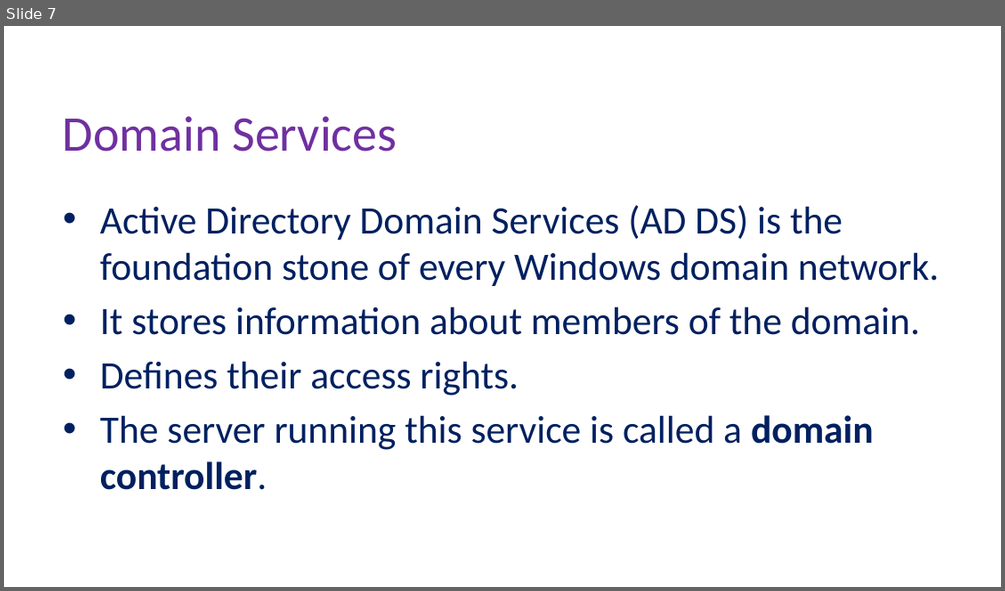
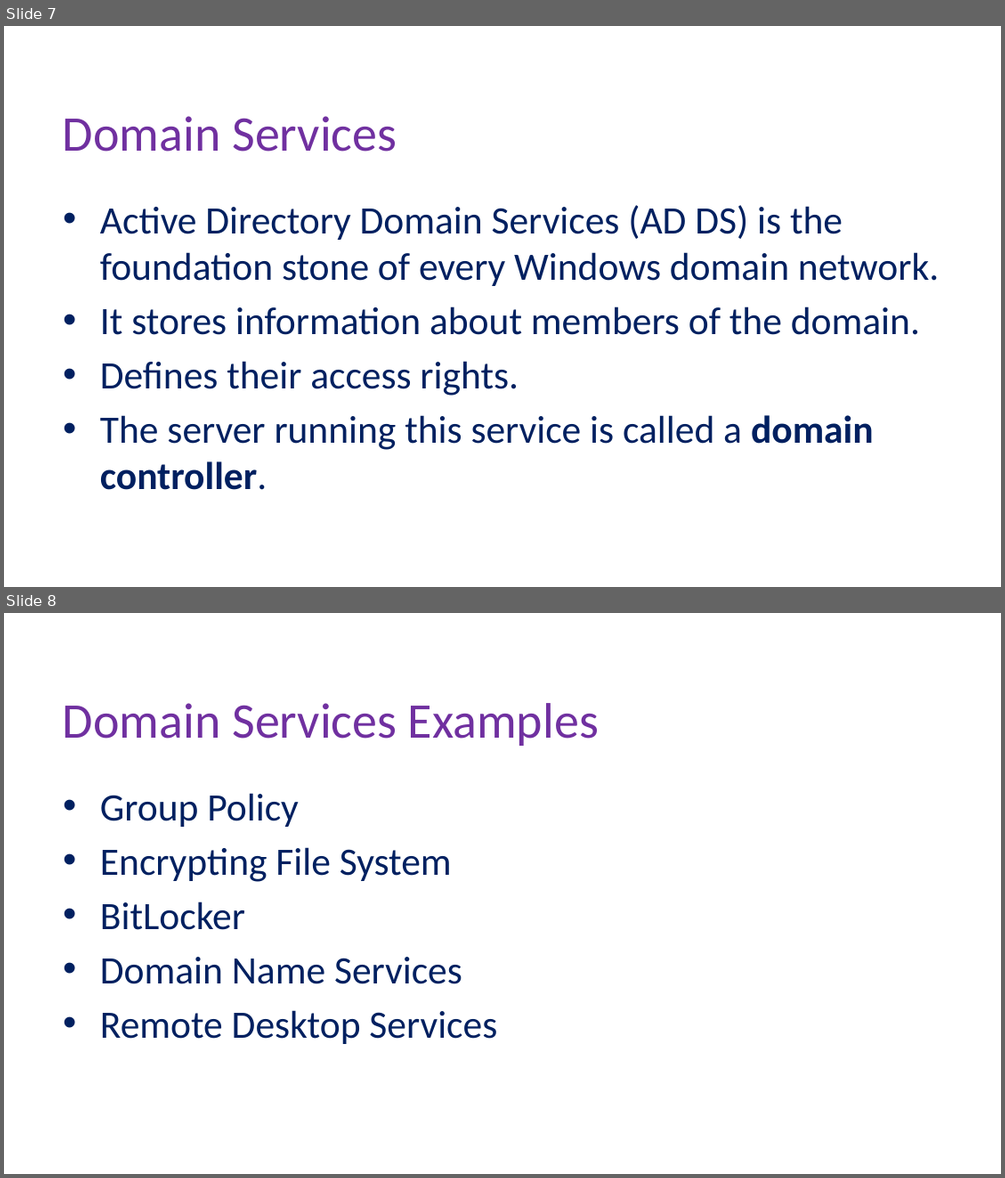
Before and after one commit to Hero-Team/active-drictory-installation-and-configuration-on-windows-server, a slide deck: active.pptx. Shown one above the other, each under a label of ours: slide 7 before the commit, slides 7 and 8 after it. The pictures are 1005x591 and 1005x1178 pixels, drawn with LibreOffice and Linux fonts; fonts in the diff are those of the drawing; background and template pictures are left out. Boxes give left, top, right and bottom in pixels: in the first picture for what was removed or moved away, otherwise in the second. Text is boxed around its words. In the diff, an @@ line names an element or a change of style, - is before the commit and + after.

Commit message:
and this is fourth file

```diff
--- a/active.pptx
+++ b/active.pptx
@@ slide 8 added at [4, 613, 1001, 1174], background picture (left out) @@
@@ text added at [63, 703, 599, 746], 36 pt, text #7030A0 @@
+Domain Services Examples
@@ text added at [100, 793, 497, 1044], 28 pt, text #002060 @@
+• Group Policy
+• Encrypting File System
+• BitLocker
+• Domain Name Services
+• Remote Desktop Services
```
